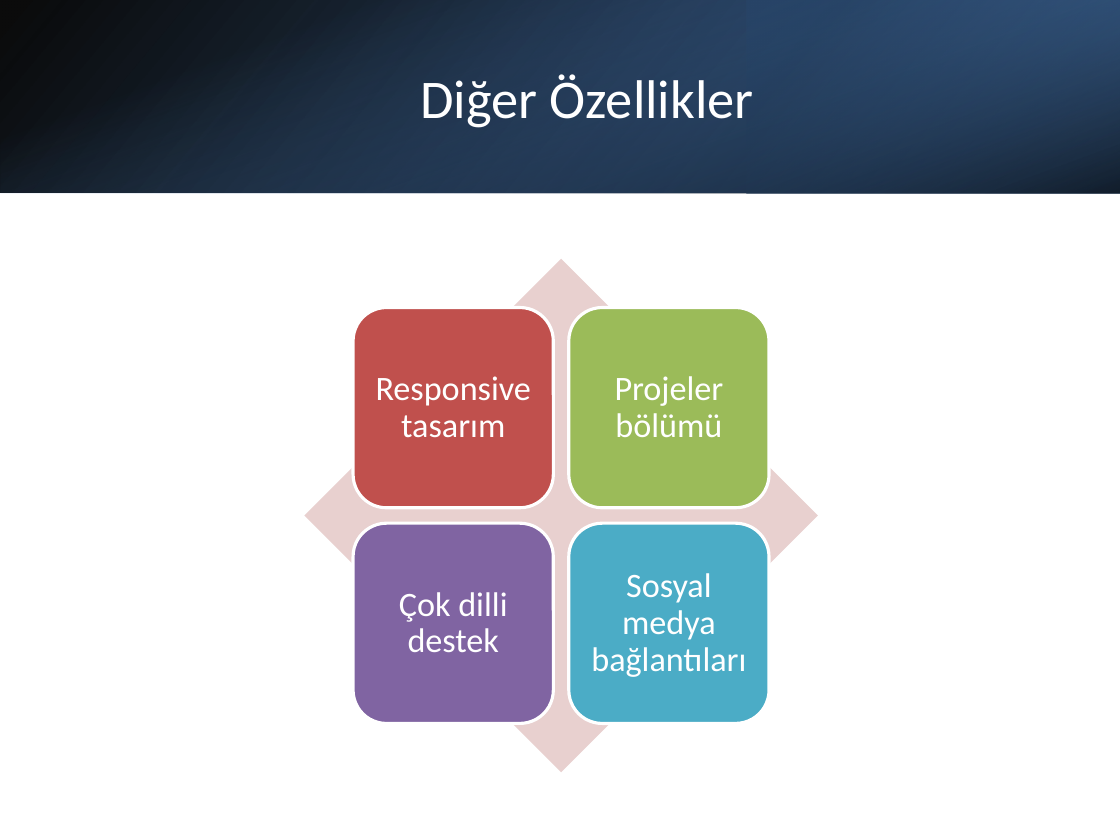
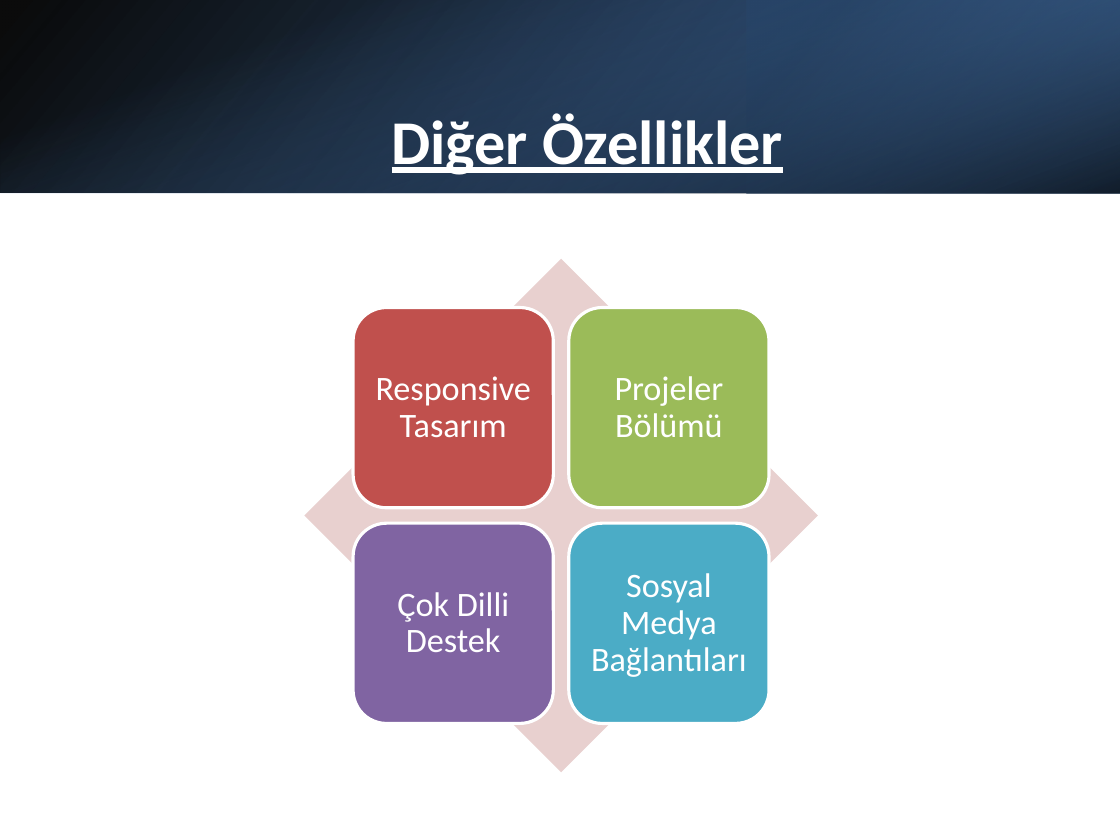
Before and after one commit to 21040001/Dasturchi, a slide deck: slide 11 of BMT216_Kisisel_Tanitim_Sayfasi_Sunum (1).pptx. Drawn at 1120x840 pixels with LibreOffice and Linux fonts; fonts in the diff are those of the drawing. Boxes give left, top, right and bottom in pixels: in the first picture for what was removed or moved away, otherwise in the second. Text is boxed around its words. In the diff, an @@ line names an element or a change of style, - is before the commit and + after.

```diff
--- a/BMT216_Kisisel_Tanitim_Sayfasi_Sunum (1).pptx
+++ b/BMT216_Kisisel_Tanitim_Sayfasi_Sunum (1).pptx
@@ title "Diğer Özellikler" moved from (x1=420, y1=74, x2=754, y2=128) to (x1=392, y1=113, x2=783, y2=175) @@
@@ title "Diğer Özellikler" at (x1=392, y1=113, x2=783, y2=175): size 35 to 40 pt, bold on, underline on @@
@@ text at (x1=376, y1=376, x2=531, y2=438): text changed @@
-Responsive tasarım
+Responsive Tasarım
@@ text at (x1=615, y1=376, x2=724, y2=437): text changed @@
-Projeler bölümü
+Projeler Bölümü
@@ text at (x1=397, y1=592, x2=509, y2=652): text changed @@
-Çok dilli destek
+Çok Dilli Destek
@@ text at (x1=591, y1=573, x2=747, y2=677): text changed @@
-Sosyal medya bağlantıları
+Sosyal Medya Bağlantıları
```
Also in this commit, not shown: 7 other slides changed.
